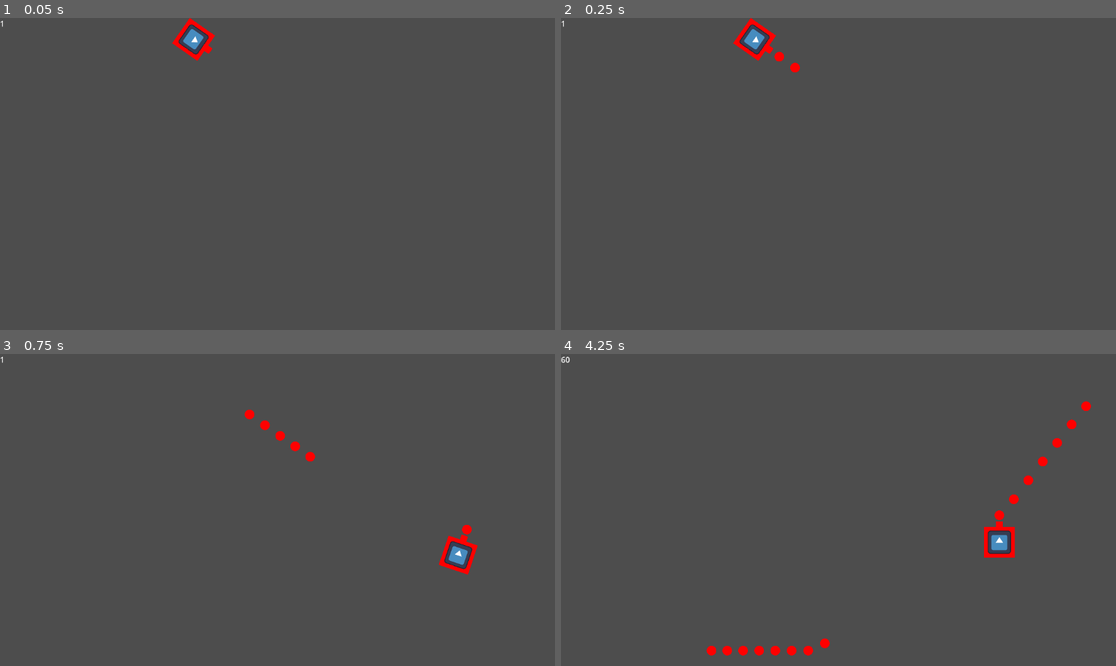
Above: before the commit, frames 1-4 (two rows, left to right).
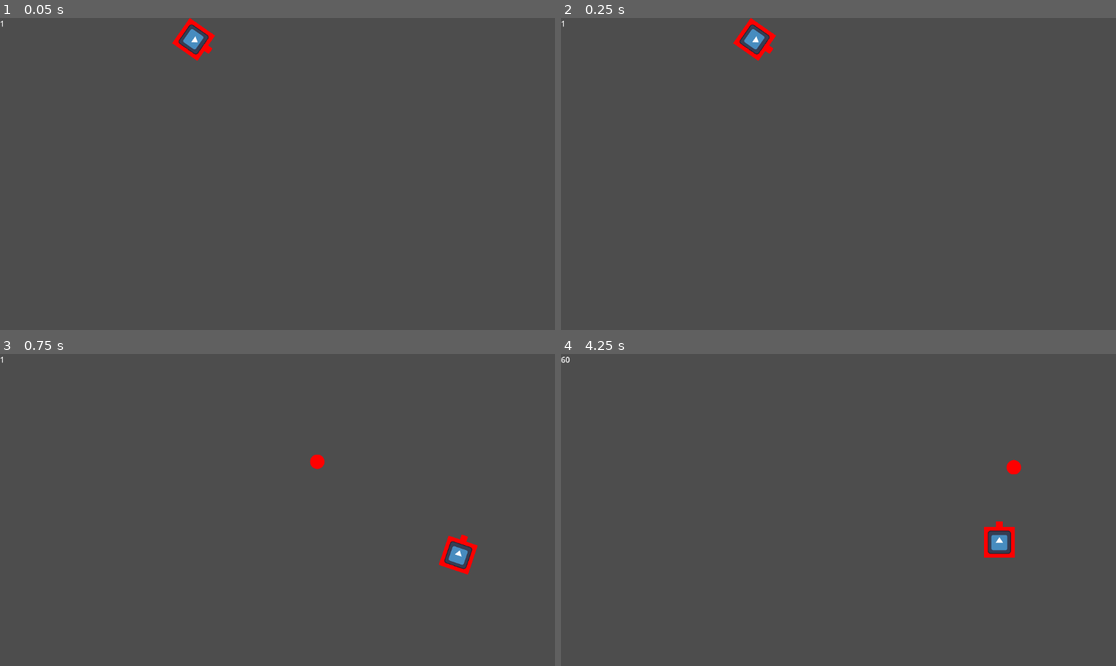
Above: after the commit, the same moments.

Repository: lukemcneil/godot-shooter-game
Game: Godot game, scene res://main.tscn
The game is run twice, just before and just after one commit, with the same random seed, the same clock (stepped at 60 frames per second) and the same inputs. The engine's default icon, where the game draws it, is replaced by a stand-in: a white triangle on a blue panel in a dark square.
Inputs:
- Up to frame 1 (0.05 s): no input
- Up to frame 2 (0.25 s): no input
- Up to frame 3 (0.75 s): tap Enter (join) at 0.5, 0.6 s; hold D (move_right) from 0.53 s (still down)
- Up to frame 4 (4.25 s): release D (move_right) at 1.28 s; hold S (move_down) 1.28-2.03 s; tap one key every 0.75 s from 1.35 s: Down (look_down) Left (look_left) Right (look_right) Up (look_up); hold D (move_right) 2.03-2.78 s; hold W (move_up) 2.78-3.53 s; hold A (move_left) from 3.53 s (still down)

Frame 1 is identical in both runs. In frame 2, less than 0.1% of the frame differs, in the area x 38-44%, y 10-18%; in frame 3, 0.4%; in frame 4, 0.8%, in the area x 26-96%, y 15-97%.

Commit message:
working game

Diff:
--- a/bullet.tscn
+++ b/bullet.tscn
@@ -4,7 +4,7 @@
 [ext_resource type="Texture2D" uid="uid://c0ro8wxgpuilp" path="res://bullet.svg" id="2_mgxmj"]
 
 [sub_resource type="PhysicsMaterial" id="PhysicsMaterial_oouwr"]
-friction = 0.5
+friction = 0.2
 bounce = 0.7
 
 [sub_resource type="CircleShape2D" id="CircleShape2D_5ymv6"]
@@ -16,22 +16,22 @@
 physics_material_override = SubResource("PhysicsMaterial_oouwr")
 gravity_scale = 0.0
 script = ExtResource("1_utgbp")
-speed = 400
+speed = 1200
 metadata/_edit_group_ = true
 
 [node name="CollisionShape2D" type="CollisionShape2D" parent="."]
 use_parent_material = true
 position = Vector2(-1.14441e-05, -5.14984e-05)
 rotation = 1.5708
-scale = Vector2(0.2, 0.2)
+scale = Vector2(0.3, 0.3)
 shape = SubResource("CircleShape2D_5ymv6")
 
 [node name="VisibleOnScreenNotifier2D" type="VisibleOnScreenNotifier2D" parent="."]
 position = Vector2(0, 1.90735e-06)
-scale = Vector2(0.2, 0.2)
+scale = Vector2(0.3, 0.3)
 
 [node name="Sprite2D" type="Sprite2D" parent="."]
-scale = Vector2(0.2, 0.2)
+scale = Vector2(0.3, 0.3)
 texture = ExtResource("2_mgxmj")
 
 [connection signal="screen_exited" from="VisibleOnScreenNotifier2D" to="." method="_on_visible_on_screen_notifier_2d_screen_exited"]
--- a/main.tscn
+++ b/main.tscn
@@ -24,20 +24,20 @@
 offset_right = 40.0
 offset_bottom = 23.0
 
-[node name="StaticBody2D" type="StaticBody2D" parent="."]
+[node name="Walls" type="StaticBody2D" parent="."]
 collision_layer = 4
 collision_mask = 0
 
-[node name="CollisionShape2D" type="CollisionShape2D" parent="StaticBody2D"]
+[node name="WallTop" type="CollisionShape2D" parent="Walls"]
 shape = SubResource("WorldBoundaryShape2D_83n81")
 
-[node name="CollisionShape2D2" type="CollisionShape2D" parent="StaticBody2D"]
+[node name="WallLeft" type="CollisionShape2D" parent="Walls"]
 shape = SubResource("WorldBoundaryShape2D_syubo")
 
-[node name="CollisionShape2D3" type="CollisionShape2D" parent="StaticBody2D"]
+[node name="WallBottom" type="CollisionShape2D" parent="Walls"]
 position = Vector2(1152, 648)
-shape = SubResource("WorldBoundaryShape2D_musug")
+shape = SubResource("WorldBoundaryShape2D_28oc4")
 
-[node name="CollisionShape2D4" type="CollisionShape2D" parent="StaticBody2D"]
-position = Vector2(1152, 648)
-shape = SubResource("WorldBoundaryShape2D_ac5br")
+[node name="WallRight" type="CollisionShape2D" parent="Walls"]
+position = Vector2(1152, 0)
+shape = SubResource("WorldBoundaryShape2D_hws1a")
--- a/player.gd
+++ b/player.gd
@@ -45,8 +45,8 @@
 
 func _process(delta):
 	var move = input.get_vector("move_left", "move_right", "move_up", "move_down")
-	move_and_collide(move * delta * speed)
-	position = position.clamp(Vector2.ZERO, screen_size)
+	velocity = move * speed
+	move_and_slide()
 
 	var look: Vector2 = input.get_vector("look_left", "look_right", "look_up", "look_down")
 	if !look.is_zero_approx():
--- a/player.tscn
+++ b/player.tscn
@@ -20,10 +20,12 @@
 
 [node name="Player" type="CharacterBody2D"]
 collision_mask = 5
+platform_floor_layers = 4294967294
 script = ExtResource("1_p6cnv")
 speed = 300
 bullet_scene = ExtResource("2_jmf6l")
-invincible = true
+shoot_delay = 0.5
+starting_health = 5
 
 [node name="CollisionShape2D" type="CollisionShape2D" parent="."]
 shape = SubResource("RectangleShape2D_5rjjo")
--- a/project.godot
+++ b/project.godot
@@ -87,6 +87,12 @@
 ]
 }
 
+[layer_names]
+
+2d_physics/layer_1="players"
+2d_physics/layer_2="bullets"
+2d_physics/layer_3="walls"
+
 [rendering]
 
 renderer/rendering_method="gl_compatibility"
Not shown: 1 places in main.tscn that only renumber resources
